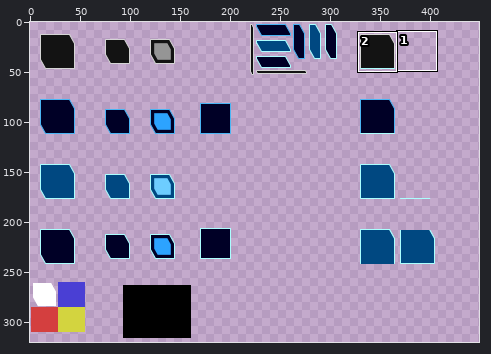
Two versions of one sprite sheet, data/textures/widgets.png. Above, an overview of the earlier version with the close-up marked.
Close-up. Before:
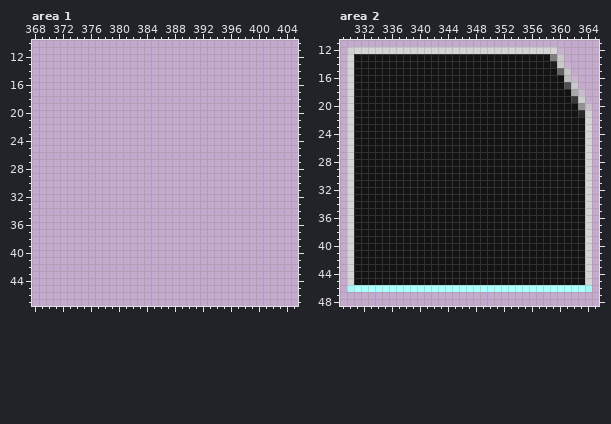
The file is 512x512 pixels. Pixels under 10% opacity are left out. Colours within 5 levels of each other are drawn and written as one. Shown: area 1: x 368..405, y 10..47; area 2: x 329..365, y 11..48. The wide view leaves out empty margins. The commit also changed other parts of the picture, which this record leaves out.
And afterwards:
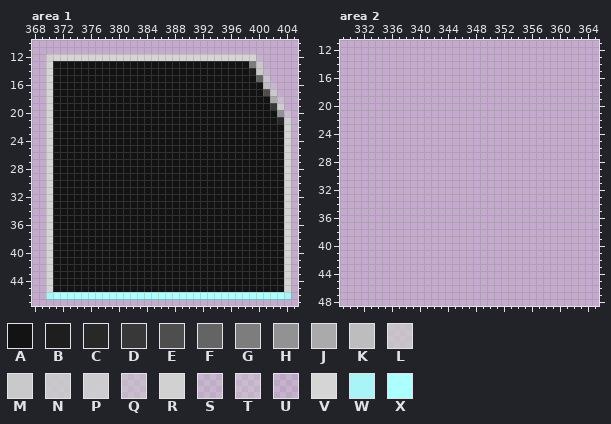
Palette (. is transparent): A #131313  B #1e1e1e  C #282828  D #383838  E #4e4e4e  F #646464fe  G #7d7d7d  H #919191f6  J #aaaaaaf4  K #bebebef4  L #cacacac9  M #cacacaf6  N #cccccce1  P #cececef0  Q #cfcfcf8a  R #d2d2d2f9  S #d3d3d34c  T #d3d3d369  U #d5d5d531  V #d5d5d5  W #a8f4f7  X #abffff
Change:
--- area 1
@@ x 368..405 @@
 11 ......................................
-12 ......................................
-13 ......................................
-14 ......................................
-15 ......................................
-16 ......................................
-17 ......................................
-18 ......................................
-19 ......................................
-20 ......................................
-21 ......................................
-22 ......................................
-23 ......................................
-24 ......................................
-25 ......................................
-26 ......................................
-27 ......................................
-28 ......................................
-29 ......................................
-30 ......................................
-31 ......................................
-32 ......................................
-33 ......................................
-34 ......................................
-35 ......................................
-36 ......................................
-37 ......................................
-38 ......................................
-39 ......................................
-40 ......................................
-41 ......................................
-42 ......................................
-43 ......................................
-44 ......................................
-45 ......................................
-46 ......................................
+12 ..RVVVVVVVVVVVVVVVVVVVVVVVVVVVVVU.....
+13 ..VAAAAAAAAAAAAAAAAAAAAAAAAAAAAGN.....
+14 ..VAAAAAAAAAAAAAAAAAAAAAAAAAAAABMU....
+15 ..VAAAAAAAAAAAAAAAAAAAAAAAAAAAAAFL....
+16 ..VAAAAAAAAAAAAAAAAAAAAAAAAAAAAAAKS...
+17 ..VAAAAAAAAAAAAAAAAAAAAAAAAAAAAAAEN...
+18 ..VAAAAAAAAAAAAAAAAAAAAAAAAAAAAAAAJT..
+19 ..VAAAAAAAAAAAAAAAAAAAAAAAAAAAAAAADP..
+20 ..VAAAAAAAAAAAAAAAAAAAAAAAAAAAAAAAAHQ.
+21 ..VAAAAAAAAAAAAAAAAAAAAAAAAAAAAAAAACR.
+22 ..VAAAAAAAAAAAAAAAAAAAAAAAAAAAAAAAAAV.
+23 ..VAAAAAAAAAAAAAAAAAAAAAAAAAAAAAAAAAV.
+24 ..VAAAAAAAAAAAAAAAAAAAAAAAAAAAAAAAAAV.
+25 ..VAAAAAAAAAAAAAAAAAAAAAAAAAAAAAAAAAV.
+26 ..VAAAAAAAAAAAAAAAAAAAAAAAAAAAAAAAAAV.
+27 ..VAAAAAAAAAAAAAAAAAAAAAAAAAAAAAAAAAV.
+28 ..VAAAAAAAAAAAAAAAAAAAAAAAAAAAAAAAAAV.
+29 ..VAAAAAAAAAAAAAAAAAAAAAAAAAAAAAAAAAV.
+30 ..VAAAAAAAAAAAAAAAAAAAAAAAAAAAAAAAAAV.
+31 ..VAAAAAAAAAAAAAAAAAAAAAAAAAAAAAAAAAV.
+32 ..VAAAAAAAAAAAAAAAAAAAAAAAAAAAAAAAAAV.
+33 ..VAAAAAAAAAAAAAAAAAAAAAAAAAAAAAAAAAV.
+34 ..VAAAAAAAAAAAAAAAAAAAAAAAAAAAAAAAAAV.
+35 ..VAAAAAAAAAAAAAAAAAAAAAAAAAAAAAAAAAV.
+36 ..VAAAAAAAAAAAAAAAAAAAAAAAAAAAAAAAAAV.
+37 ..VAAAAAAAAAAAAAAAAAAAAAAAAAAAAAAAAAV.
+38 ..VAAAAAAAAAAAAAAAAAAAAAAAAAAAAAAAAAV.
+39 ..VAAAAAAAAAAAAAAAAAAAAAAAAAAAAAAAAAV.
+40 ..VAAAAAAAAAAAAAAAAAAAAAAAAAAAAAAAAAV.
+41 ..VAAAAAAAAAAAAAAAAAAAAAAAAAAAAAAAAAV.
+42 ..VAAAAAAAAAAAAAAAAAAAAAAAAAAAAAAAAAV.
+43 ..VAAAAAAAAAAAAAAAAAAAAAAAAAAAAAAAAAV.
+44 ..VAAAAAAAAAAAAAAAAAAAAAAAAAAAAAAAAAV.
+45 ..VAAAAAAAAAAAAAAAAAAAAAAAAAAAAAAAAAV.
+46 ..WXXXXXXXXXXXXXXXXXXXXXXXXXXXXXXXXXW.
 47 ......................................
--- area 2
@@ x 329..365 @@
 11 .....................................
-12 .RVVVVVVVVVVVVVVVVVVVVVVVVVVVVVU.....
-13 .VAAAAAAAAAAAAAAAAAAAAAAAAAAAAGN.....
-14 .VAAAAAAAAAAAAAAAAAAAAAAAAAAAABMU....
-15 .VAAAAAAAAAAAAAAAAAAAAAAAAAAAAAFL....
-16 .VAAAAAAAAAAAAAAAAAAAAAAAAAAAAAAKS...
-17 .VAAAAAAAAAAAAAAAAAAAAAAAAAAAAAAEN...
-18 .VAAAAAAAAAAAAAAAAAAAAAAAAAAAAAAAJT..
-19 .VAAAAAAAAAAAAAAAAAAAAAAAAAAAAAAADP..
-20 .VAAAAAAAAAAAAAAAAAAAAAAAAAAAAAAAAHQ.
-21 .VAAAAAAAAAAAAAAAAAAAAAAAAAAAAAAAACR.
-22 .VAAAAAAAAAAAAAAAAAAAAAAAAAAAAAAAAAV.
-23 .VAAAAAAAAAAAAAAAAAAAAAAAAAAAAAAAAAV.
-24 .VAAAAAAAAAAAAAAAAAAAAAAAAAAAAAAAAAV.
-25 .VAAAAAAAAAAAAAAAAAAAAAAAAAAAAAAAAAV.
-26 .VAAAAAAAAAAAAAAAAAAAAAAAAAAAAAAAAAV.
-27 .VAAAAAAAAAAAAAAAAAAAAAAAAAAAAAAAAAV.
-28 .VAAAAAAAAAAAAAAAAAAAAAAAAAAAAAAAAAV.
-29 .VAAAAAAAAAAAAAAAAAAAAAAAAAAAAAAAAAV.
-30 .VAAAAAAAAAAAAAAAAAAAAAAAAAAAAAAAAAV.
-31 .VAAAAAAAAAAAAAAAAAAAAAAAAAAAAAAAAAV.
-32 .VAAAAAAAAAAAAAAAAAAAAAAAAAAAAAAAAAV.
-33 .VAAAAAAAAAAAAAAAAAAAAAAAAAAAAAAAAAV.
-34 .VAAAAAAAAAAAAAAAAAAAAAAAAAAAAAAAAAV.
-35 .VAAAAAAAAAAAAAAAAAAAAAAAAAAAAAAAAAV.
-36 .VAAAAAAAAAAAAAAAAAAAAAAAAAAAAAAAAAV.
-37 .VAAAAAAAAAAAAAAAAAAAAAAAAAAAAAAAAAV.
-38 .VAAAAAAAAAAAAAAAAAAAAAAAAAAAAAAAAAV.
-39 .VAAAAAAAAAAAAAAAAAAAAAAAAAAAAAAAAAV.
-40 .VAAAAAAAAAAAAAAAAAAAAAAAAAAAAAAAAAV.
-41 .VAAAAAAAAAAAAAAAAAAAAAAAAAAAAAAAAAV.
-42 .VAAAAAAAAAAAAAAAAAAAAAAAAAAAAAAAAAV.
-43 .VAAAAAAAAAAAAAAAAAAAAAAAAAAAAAAAAAV.
-44 .VAAAAAAAAAAAAAAAAAAAAAAAAAAAAAAAAAV.
-45 .VAAAAAAAAAAAAAAAAAAAAAAAAAAAAAAAAAV.
-46 .WXXXXXXXXXXXXXXXXXXXXXXXXXXXXXXXXXW.
+12 .....................................
+13 .....................................
+14 .....................................
+15 .....................................
+16 .....................................
+17 .....................................
+18 .....................................
+19 .....................................
+20 .....................................
+21 .....................................
+22 .....................................
+23 .....................................
+24 .....................................
+25 .....................................
+26 .....................................
+27 .....................................
+28 .....................................
+29 .....................................
+30 .....................................
+31 .....................................
+32 .....................................
+33 .....................................
+34 .....................................
+35 .....................................
+36 .....................................
+37 .....................................
+38 .....................................
+39 .....................................
+40 .....................................
+41 .....................................
+42 .....................................
+43 .....................................
+44 .....................................
+45 .....................................
+46 .....................................
 47 .....................................
Changed places in both close-ups, as pixel boxes (x1, y1, x2, y2):
added: (46, 54, 291, 299)
erased: (347, 47, 592, 292)
